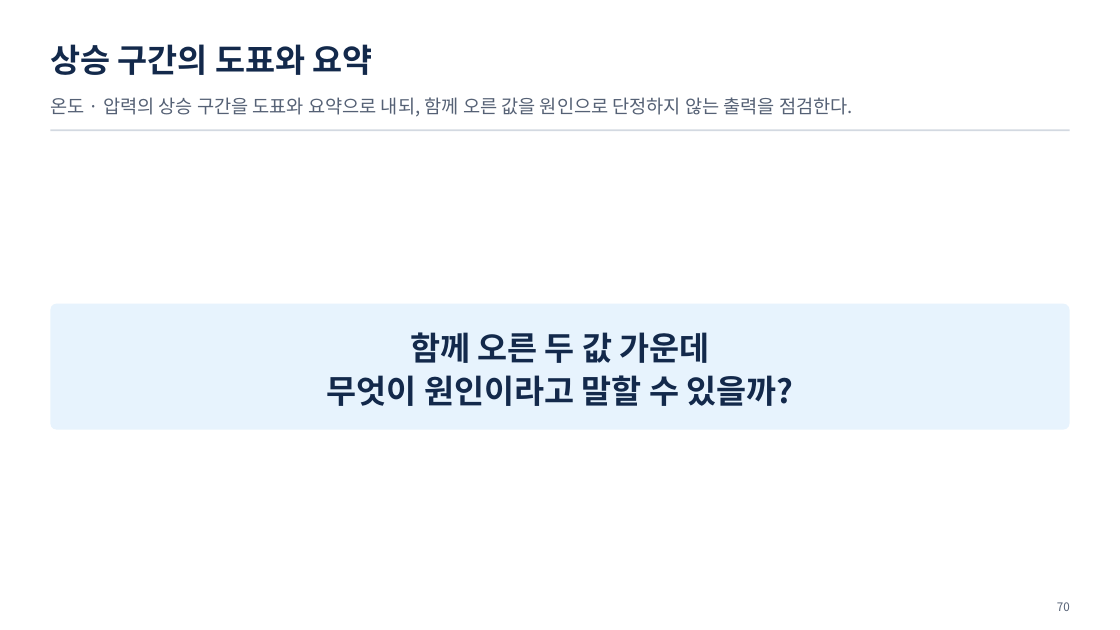
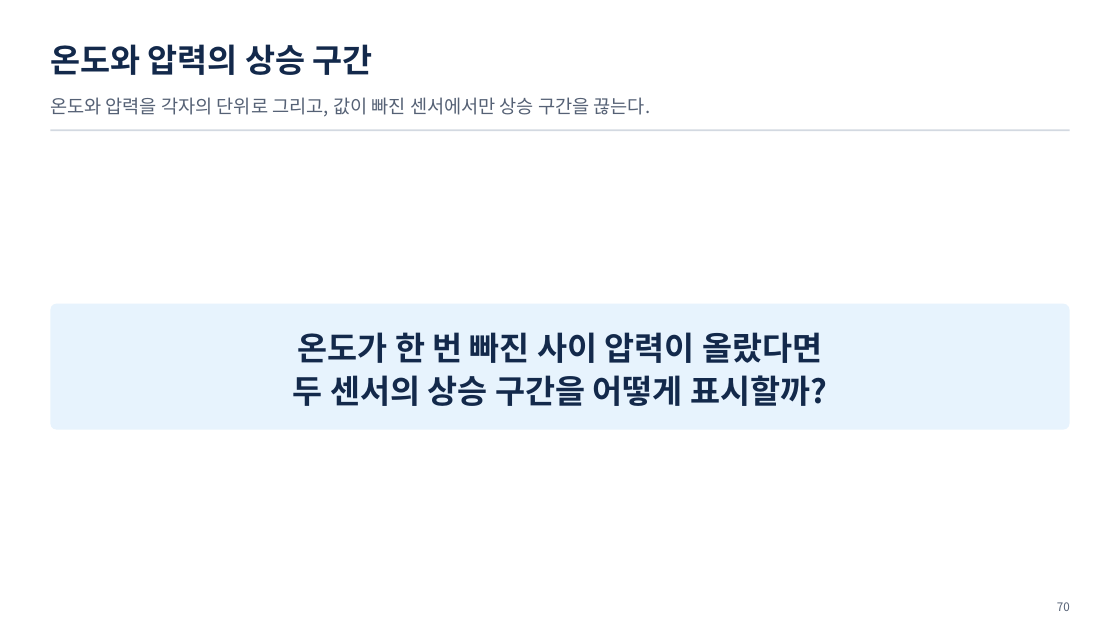
Before and after one commit to uengine-oss/hyd-iot-edu, a slide deck: slide 70 of workspace/강의제작/산출물/통합반/이론/05회차/통합반_05일차.pptx. Drawn at 1120x630 pixels with LibreOffice and Linux fonts; fonts in the diff are those of the drawing. Boxes give left, top, right and bottom in pixels: in the first picture for what was removed or moved away, otherwise in the second. Text is boxed around its words. In the diff, an @@ line names an element or a change of style, - is before the commit and + after.

Commit message:
통합반 5회차 69~70장 센서별 결측 구간과 포털·독립 CSV의 출처를 구분한다

```diff
--- a/workspace/강의제작/산출물/통합반/이론/05회차/통합반_05일차.pptx
+++ b/workspace/강의제작/산출물/통합반/이론/05회차/통합반_05일차.pptx
@@ text at bbox=[50, 44, 373, 75]: text changed @@
-상승 구간의 도표와 요약
+온도와 압력의 상승 구간
@@ text at bbox=[50, 97, 651, 117]: text changed @@
-온도 · 압력의 상승 구간을 도표와 요약으로 내되, 함께 오른 값을 원인으로 단정하지 않는 출력을 점검한다.
+온도와 압력을 각자의 단위로 그리고, 값이 빠진 센서에서만 상승 구간을 끊는다.
@@ text at bbox=[293, 332, 827, 406]: text changed @@
-함께 오른 두 값 가운데
-무엇이 원인이라고 말할 수 있을까?
+온도가 한 번 빠진 사이 압력이 올랐다면
+두 센서의 상승 구간을 어떻게 표시할까?
```
Also in this commit, not shown: 1 other slide changed, 19 other files.
